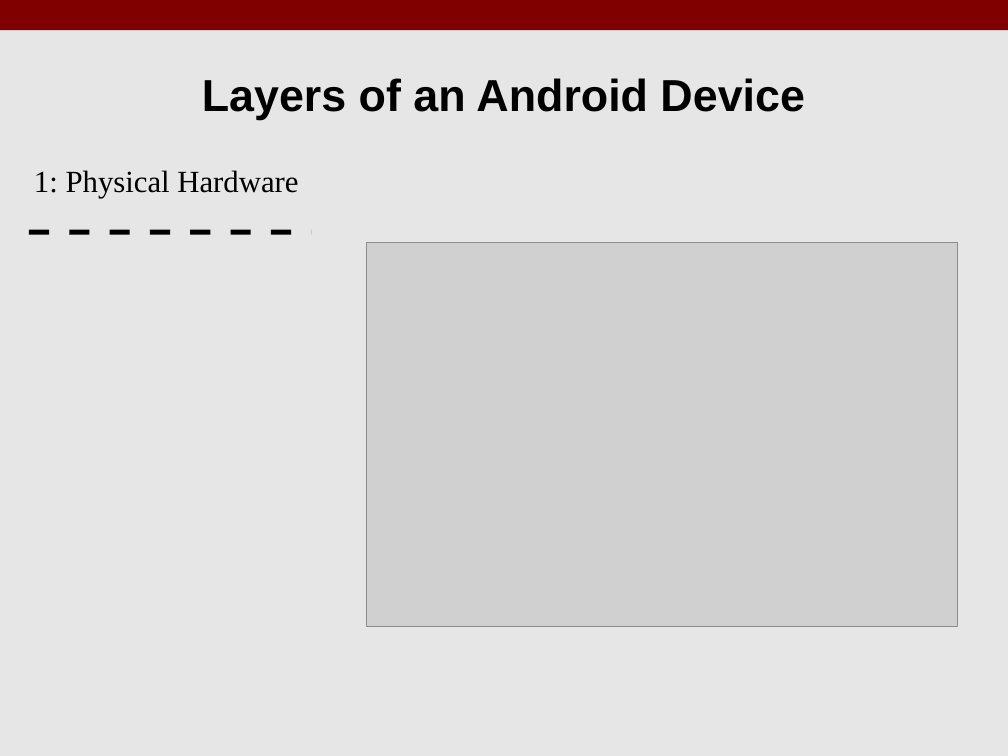
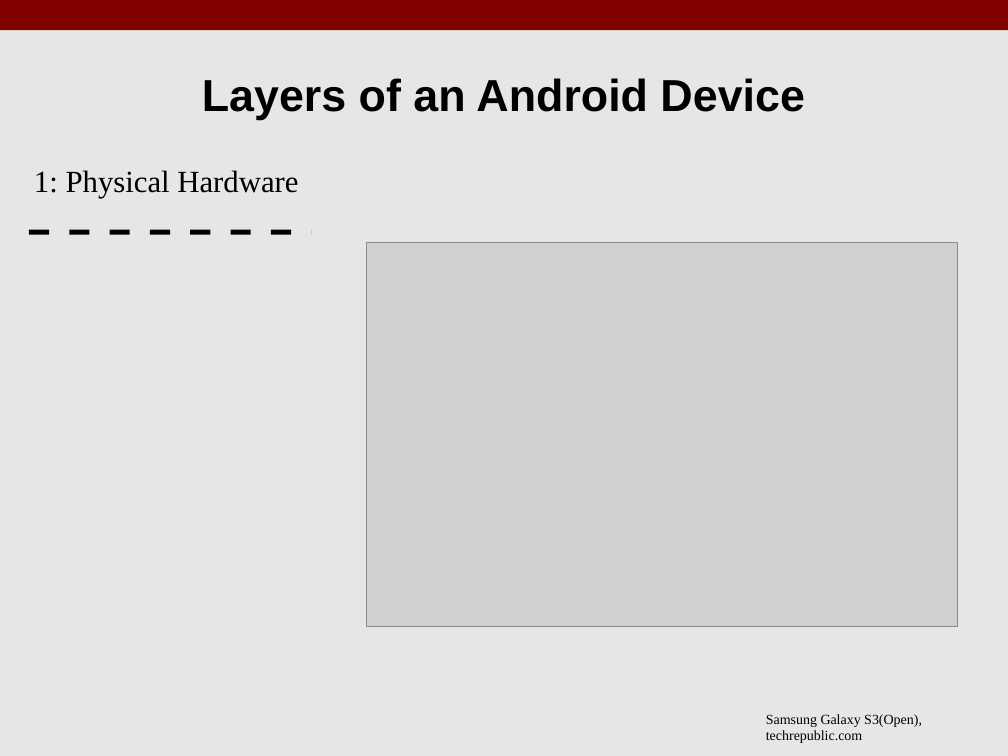
Before and after one commit to benroose/presentations, a slide deck: slide 6 of android_talk/KLF17_Android_Open_Source.odp. Drawn at 1008x756 pixels with LibreOffice and Linux fonts; fonts in the diff are those of the drawing; grey boxes stand for pictures. Boxes give left, top, right and bottom in pixels: in the first picture for what was removed or moved away, otherwise in the second. Text is boxed around its words. In the diff, an @@ line names an element or a change of style, - is before the commit and + after.

```diff
--- a/android_talk/KLF17_Android_Open_Source.odp
+++ b/android_talk/KLF17_Android_Open_Source.odp
@@ text added at [766,714,922,743], 10 pt, text #000000 @@
+Samsung Galaxy S3(Open), techrepublic.com
```
Also in this commit, not shown: 5 other slides changed, 8 slides added, 10 slides removed, 18 other files.
